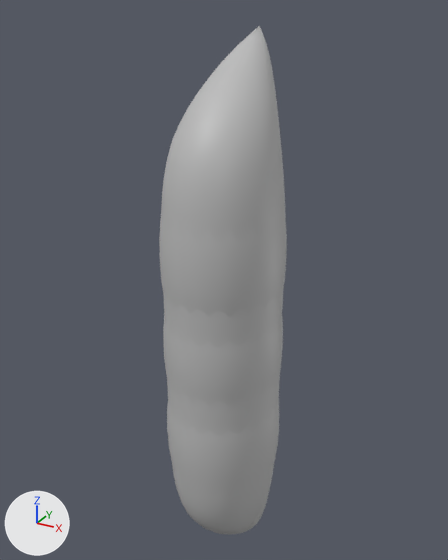
Two versions of the FBX model CharcoalGame/Assets/Models/PeaPod/peapod.fbx, one commit apart.
Both versions are drawn from a 50 mm lens placed at (0.0194, -0.0351, 0.0227), pointed at (-0.0009, 0.0018, 0.0042). Lighting does not change. The marker at lower left points along +X, +Y and +Z. Where no turn or scale is listed for an object, it has been applied to the vertices.

The first picture shows 'group_pasted__pSphere1'.
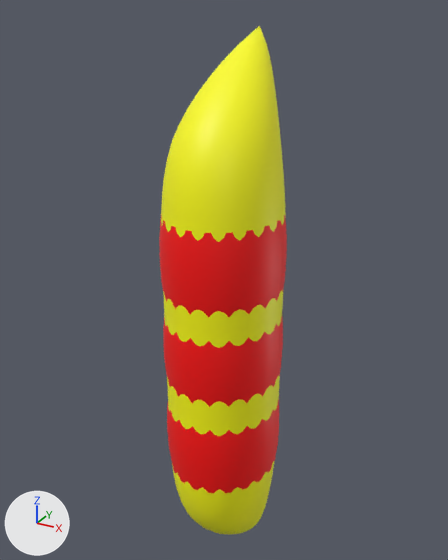
Boxes [x1, y1, x2, y2] around the edits, measured in the pictures (448 x 560 px):
'group_pasted__pSphere1', recoloured: [159, 26, 287, 535] in both

Edits to the bpy script that builds the scene:
```text
Change mat_balls:
    mat_balls.base_color: (0.5, 0.5, 0.5) -> (1.0, 0.0, 0.0)  # grey #bcbcbc -> red #ff0000
Change mat_lambert1:
    mat_lambert1.base_color: (0.5, 0.5, 0.5) -> (1.0, 1.0, 0.0)  # grey #bcbcbc -> yellow #ffff00
```
